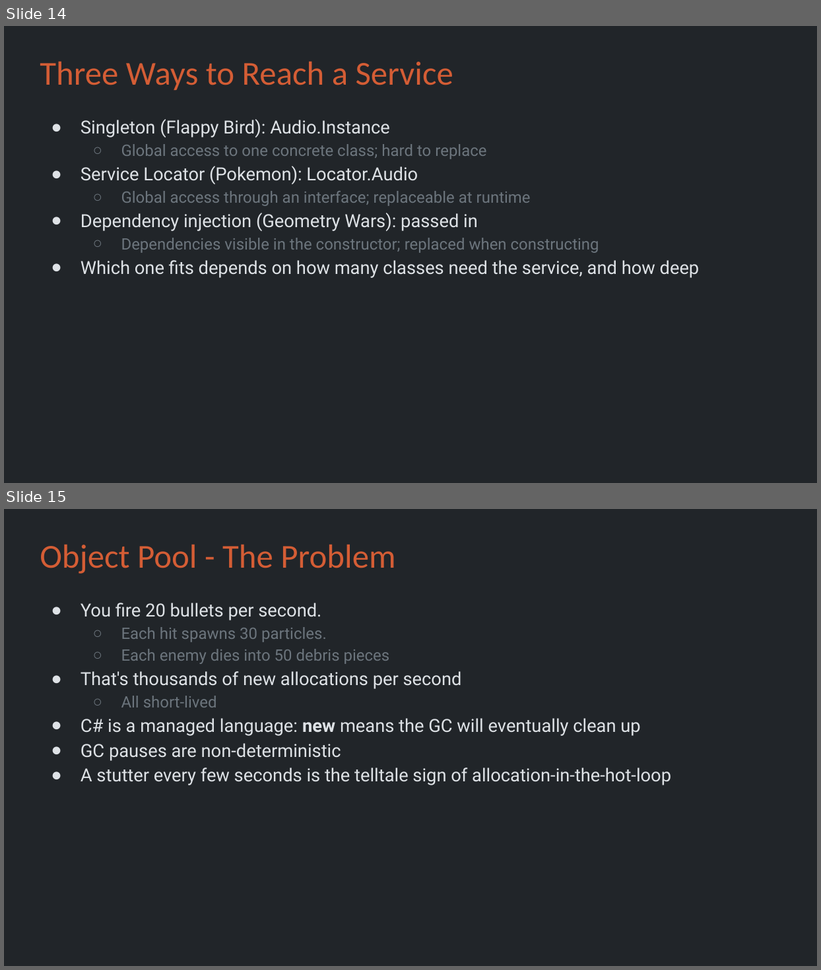
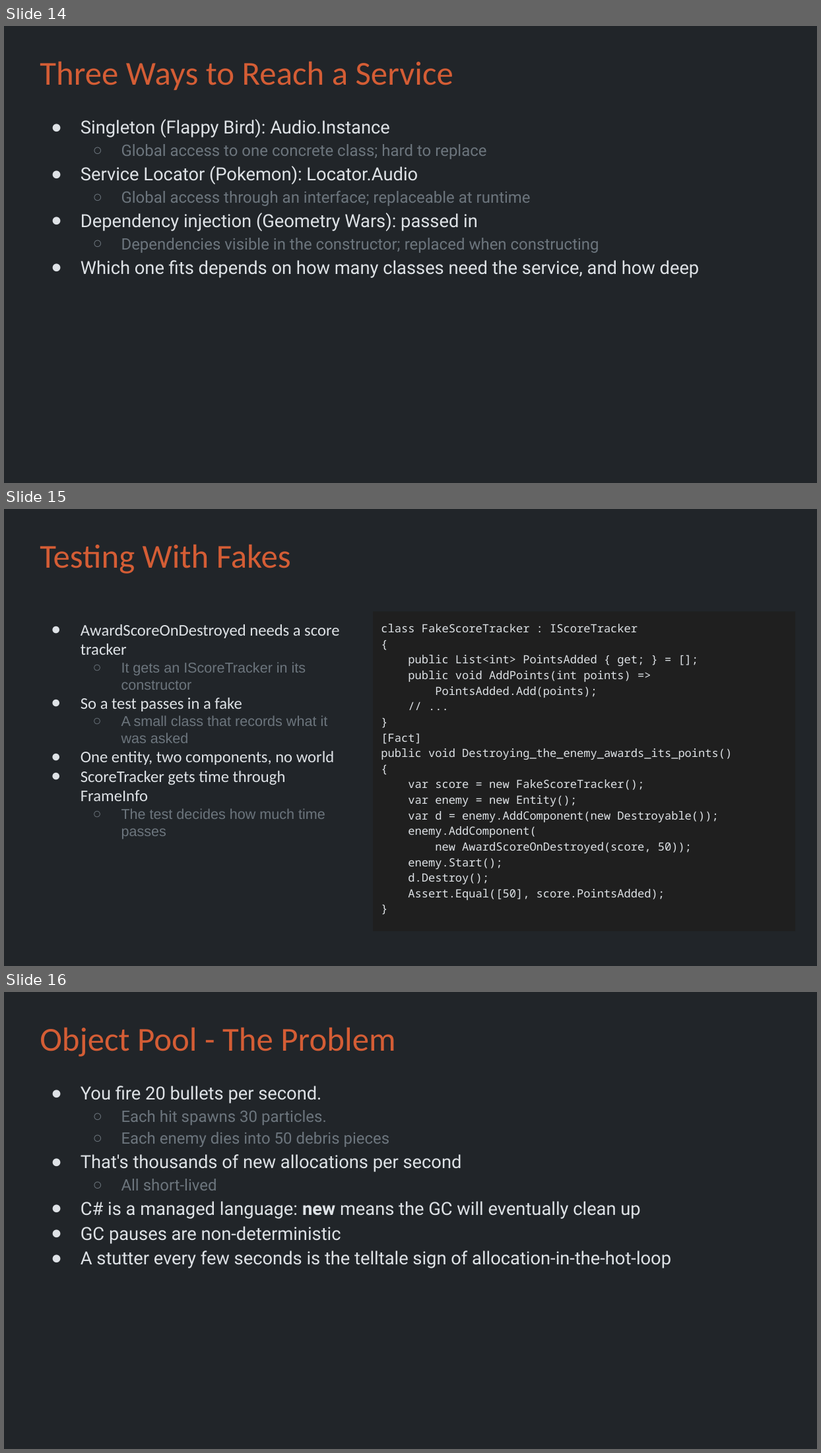
Before and after one commit to Metamate/gar, a slide deck: slides/11 Geometry Wars.pptx. Shown one above the other, each under a label of ours: slides 14 and 15 before the commit, slides 14, 15 and 16 after it. The pictures are 821x970 and 821x1453 pixels, drawn with LibreOffice and Linux fonts; fonts in the diff are those of the drawing. Boxes give left, top, right and bottom in pixels: in the first picture for what was removed or moved away, otherwise in the second. Text is boxed around its words. In the diff, an @@ line names an element or a change of style, - is before the commit and + after.

```diff
--- a/slides/11 Geometry Wars.pptx
+++ b/slides/11 Geometry Wars.pptx
@@ slide 15 added at (x1=4, y1=509, x2=817, y2=966), background #212529 @@
@@ title added at (x1=40, y1=544, x2=291, y2=574), 29.7 pt, text #D45D35 @@
+Testing With Fakes
@@ title added at (x1=81, y1=625, x2=339, y2=839), 14.4 pt, text #DEE2E6 @@
+● AwardScoreOnDestroyed needs a score tracker
+  ○ It gets an IScoreTracker in its constructor
+● So a test passes in a fake
+  ○ A small class that records what it was asked
+● One entity, two components, no world
+● ScoreTracker gets time through FrameInfo
+  ○ The test decides how much time passes
@@ text added at (x1=373, y1=611, x2=795, y2=932), fill #1F1F1F, 10 pt, text #DEE2E6 @@
+class FakeScoreTracker : IScoreTracker
+{
+public List<int> PointsAdded { get; } = [];
+public void AddPoints(int points) =>
+PointsAdded.Add(points);
+// ...
+}
+[Fact]
+public void Destroying_the_enemy_awards_its_points()
+{
+var score = new FakeScoreTracker();
+var enemy = new Entity();
+var d = enemy.AddComponent(new Destroyable());
+enemy.AddComponent(
+new AwardScoreOnDestroyed(score, 50));
+enemy.Start();
+d.Destroy();
+Assert.Equal([50], score.PointsAdded);
+}
@@ what was slide 15 is now slide 16 @@
```
Also in this commit, not shown: 2 slides changed, 8 other files.
